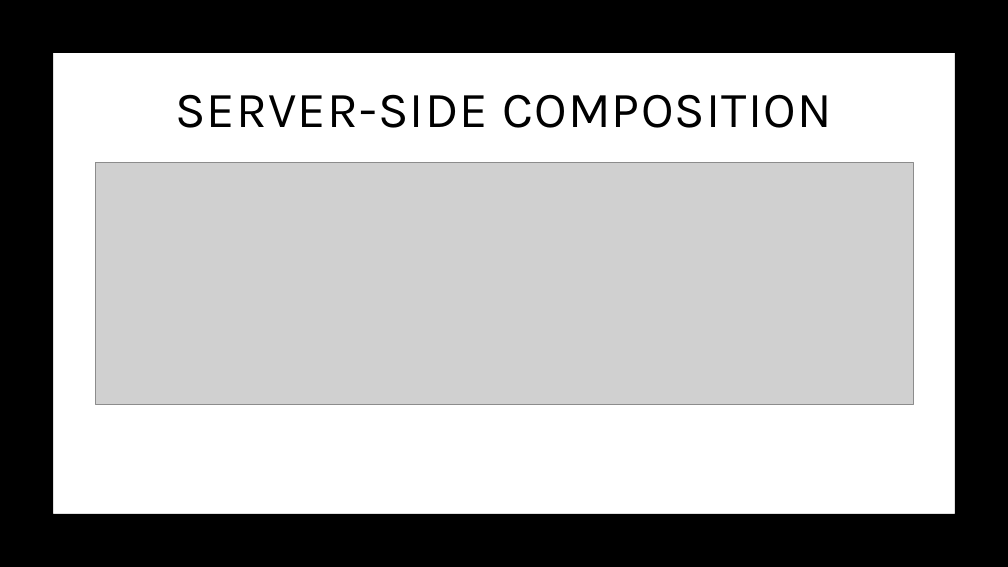
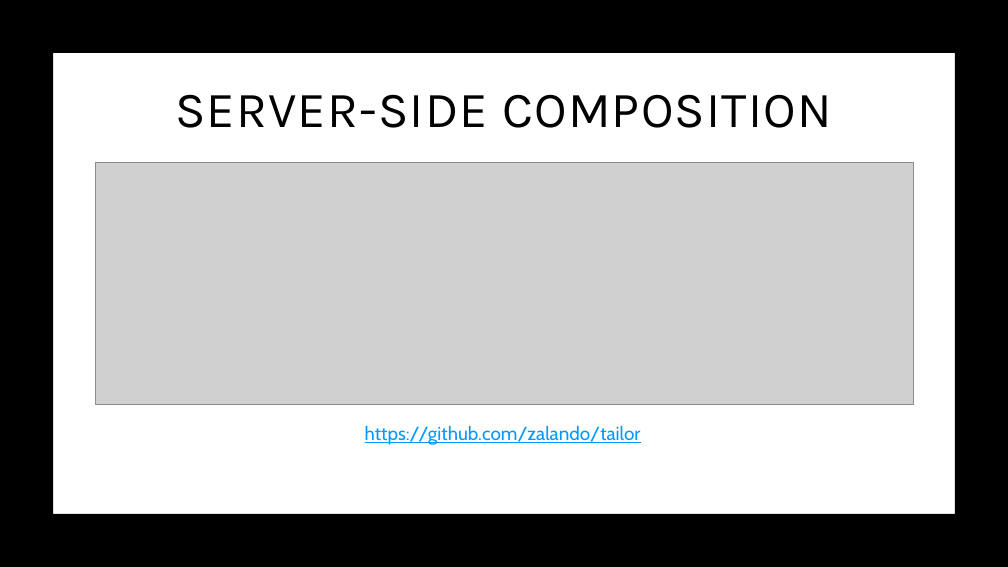
Before and after one commit to RogierWijnands/devConf-2024-mfe, a slide deck: slide 15 of devConf-2024-mfe.pptx (slide 11 before the commit). Drawn at 1008x567 pixels with LibreOffice and Linux fonts; fonts in the diff are those of the drawing; grey boxes stand for pictures. Boxes give left, top, right and bottom in pixels: in the first picture for what was removed or moved away, otherwise in the second. Text is boxed around its words. In the diff, an @@ line names an element or a change of style, - is before the commit and + after.

```diff
--- a/devConf-2024-mfe.pptx
+++ b/devConf-2024-mfe.pptx
@@ text added at (365, 425, 641, 445), 18 pt, text #0099FF, underline @@
+https://github.com/zalando/tailor
```
Also in this commit, not shown: 5 other slides changed, 4 slides added.
